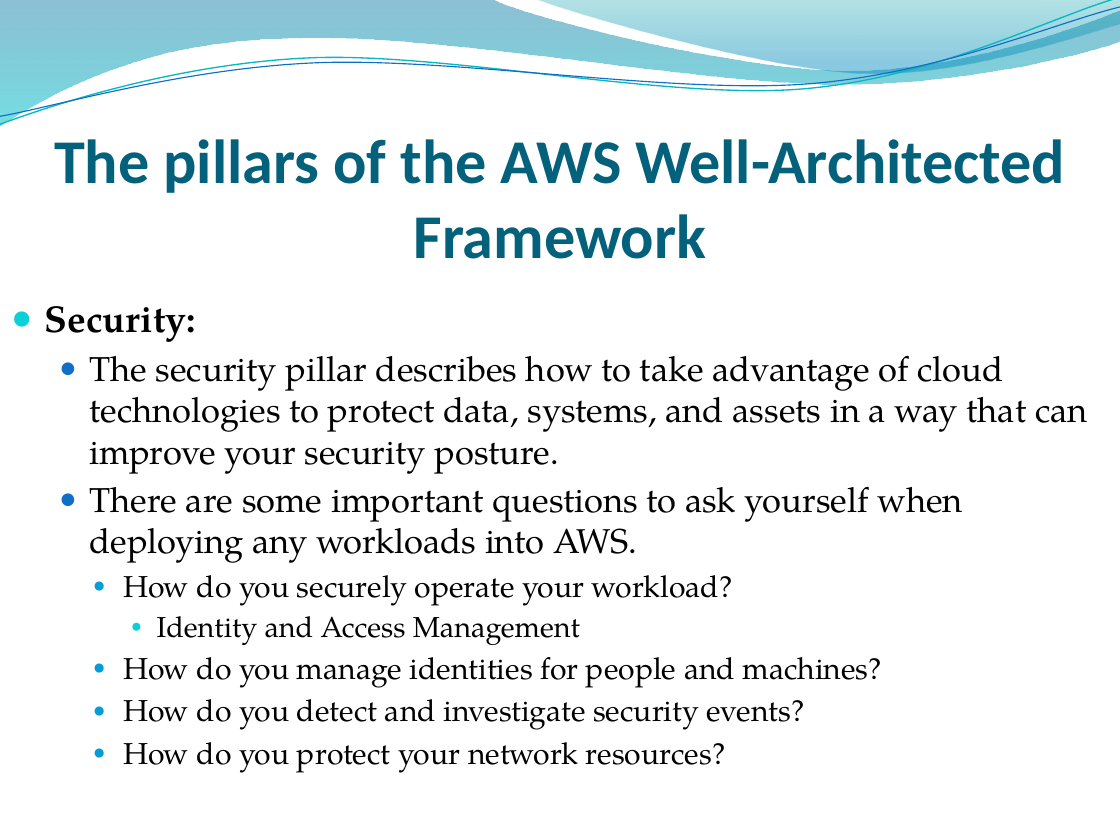
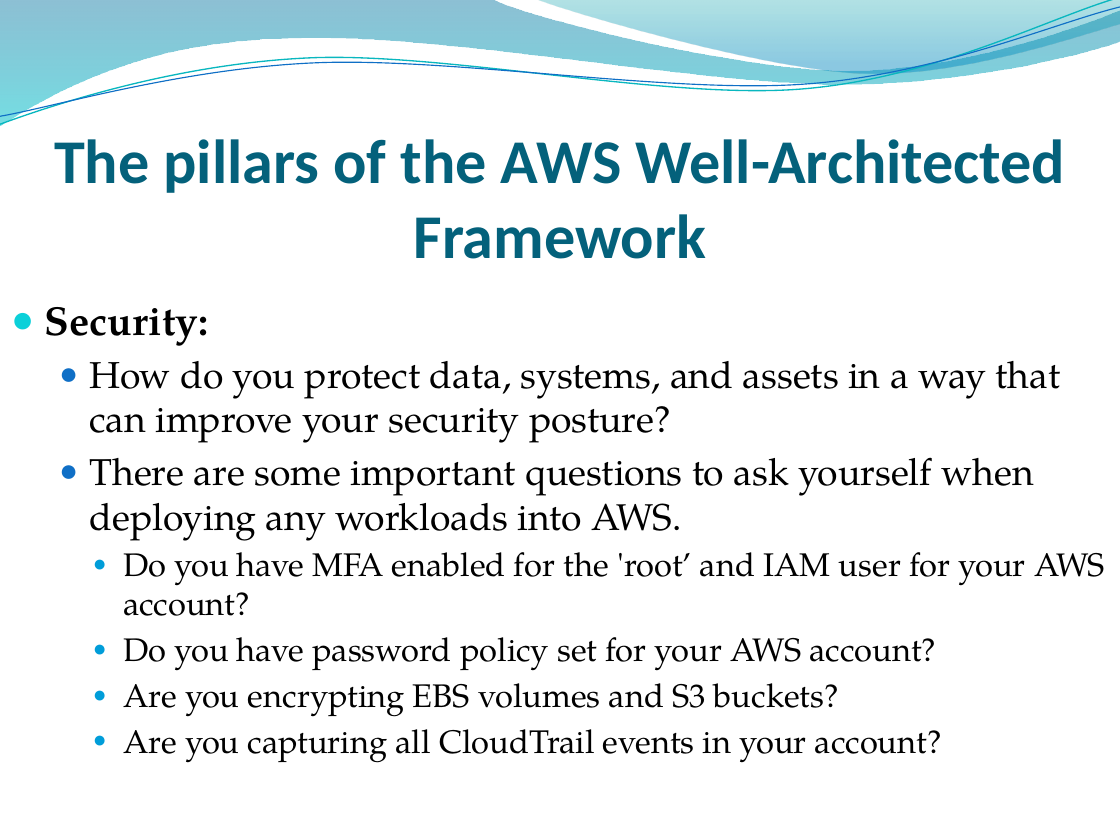
Before and after one commit to godwillngwanah/AWS-Sol-Arch-02, a slide deck: slide 2 of Batch-07/Udemy/Curriculum/PowerPoints/Lecture 13 - Understanding the 6 Pillars of Well Architected Framework.pptx. Drawn at 1120x840 pixels with LibreOffice and Linux fonts; fonts in the diff are those of the drawing; background and template pictures are left out. Boxes give left, top, right and bottom in pixels: in the first picture for what was removed or moved away, otherwise in the second. Text is boxed around its words. In the diff, an @@ line names an element or a change of style, - is before the commit and + after.

```diff
--- a/Batch-07/Udemy/Curriculum/PowerPoints/Lecture 13 - Understanding the 6 Pillars of Well Architected Framework.pptx
+++ b/Batch-07/Udemy/Curriculum/PowerPoints/Lecture 13 - Understanding the 6 Pillars of Well Architected Framework.pptx
@@ text at <box>45,307,1034,541</box>: size 24.1 to 26 pt in "Security:"; size 22.2 to 24 pt in "There are some important questions to ask ..." @@
@@ text at <box>89,361,1060,443</box>: text changed; size 22.2 to 24 pt @@
-  ● The security pillar describes how to take advantage of cloud technologies to protect data, systems, and assets in a way that can improve your security posture.
+  ● How do you protect data, systems, and assets in a way that can improve your security posture?
@@ text at <box>123,552,1105,763</box>: text changed; size 19.4 to 21 pt @@
-    ● How do you securely operate your workload?
-      ● Identity and Access Management
-    ● How do you manage identities for people and machines?
-    ● How do you detect and investigate security events?
-    ● How do you protect your network resources?
+    ● Do you have MFA enabled for the 'root’ and IAM user for your AWS account?
+    ● Do you have password policy set for your AWS account?
+    ● Are you encrypting EBS volumes and S3 buckets?
+    ● Are you capturing all CloudTrail events in your account?
```
Also in this commit, not shown: 5 slides added, 5 other files.
